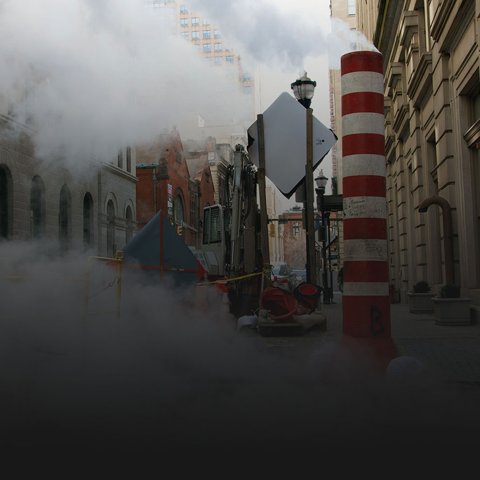
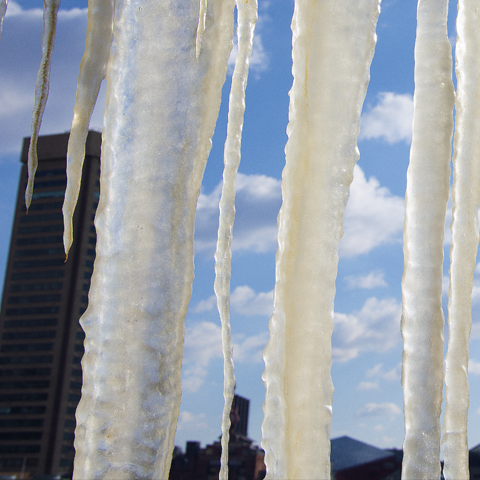
Layers edited between the first and the second 480 x 480 image:
added layer "Layer 3" above "Layer 2" over <box>0,0,480,480</box>
